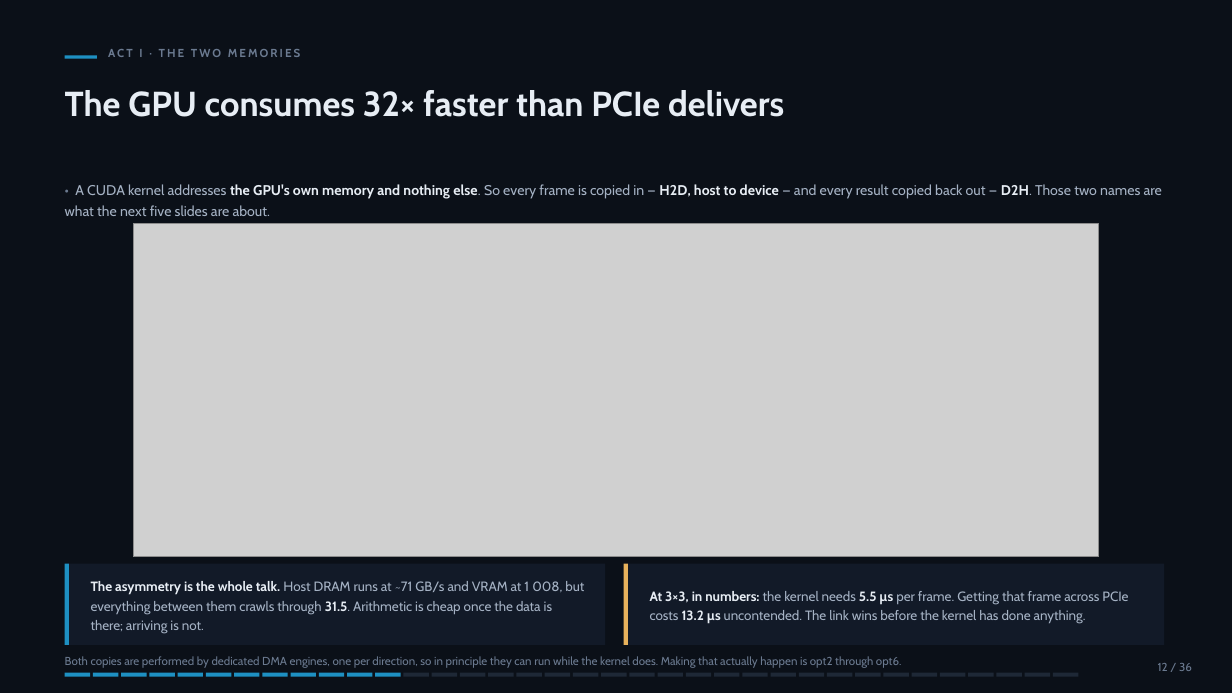
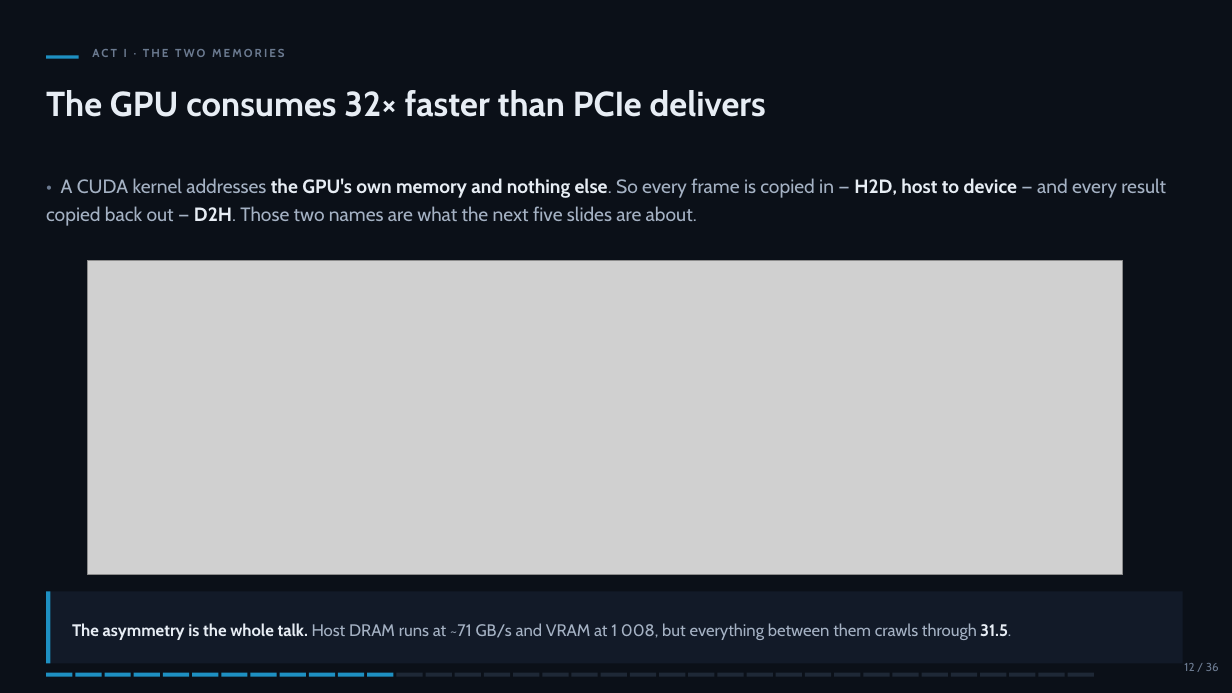
Before and after one commit to slsdetectorgroup/aare, a slide deck: slide 14 of docs/cf_cuda_performance.pptx. Drawn at 1232x693 pixels with LibreOffice and Linux fonts; fonts in the diff are those of the drawing; grey boxes stand for pictures. Boxes give left, top, right and bottom in pixels: in the first picture for what was removed or moved away, otherwise in the second. Text is boxed around its words. In the diff, an @@ line names an element or a change of style, - is before the commit and + after.

```diff
--- a/docs/cf_cuda_performance.pptx
+++ b/docs/cf_cuda_performance.pptx
@@ rectangle: place and size @@
-rectangle at (65, 55, 97, 59)
+rectangle at (46, 55, 79, 59)
@@ text "ACT I · THE TWO ...": place and size @@
-text "ACT I · THE TWO ..." at (108, 49, 300, 57)
+text "ACT I · THE TWO ..." at (92, 49, 284, 57)
@@ text "The GPU consumes 32× faster ...": place and size @@
-text "The GPU consumes 32× faster ..." at (65, 90, 784, 117)
+text "The GPU consumes 32× faster ..." at (46, 90, 766, 117)
@@ text "• A CUDA kernel addresses ...": place and size @@
-text "• A CUDA kernel addresses ..." at (65, 184, 1162, 216)
+text "• A CUDA kernel addresses ..." at (46, 178, 1166, 226)
@@ text "• A CUDA kernel addresses ..." at (46, 178, 1166, 226): size 11 to 15 pt; more space between paragraphs @@
@@ picture: place and size @@
-picture at (133, 224, 1099, 557)
+picture at (88, 261, 1123, 575)
@@ rectangle removed at (624, 564, 628, 645) @@
@@ rectangle removed at (628, 564, 1164, 645) @@
@@ rectangle: place and size @@
-rectangle at (65, 564, 68, 645)
+rectangle at (46, 592, 50, 664)
@@ rectangle: place and size @@
-rectangle at (68, 564, 604, 645)
+rectangle at (51, 592, 1184, 664)
@@ text removed at (650, 591, 1128, 624) @@
-At 3×3, in numbers: the kernel needs 5.5 µs per frame. Getting that frame across PCIe costs 13.2 µs uncontended. The link wins before the kernel has done anything.
@@ text at (72, 623, 1011, 640): text changed; size 10.5 to 13 pt @@
-The asymmetry is the whole talk. Host DRAM runs at ~71 GB/s and VRAM at 1 008, but everything between them crawls through 31.5. Arithmetic is cheap once the data is there; arriving is not.
+The asymmetry is the whole talk. Host DRAM runs at ~71 GB/s and VRAM at 1 008, but everything between them crawls through 31.5.
@@ text removed at (65, 656, 902, 668) @@
-Both copies are performed by dedicated DMA engines, one per direction, so in principle they can run while the kernel does. Making that actually happen is opt2 through opt6.
@@ rectangle: place and size @@
-rectangle at (65, 673, 91, 677)
+rectangle at (46, 673, 72, 677)
@@ 6 rectangles: place and size @@
-6 rectangles at (93, 673, 260, 677)
+6 rectangles at (76, 673, 247, 677)
@@ 6 rectangles: place and size @@
-6 rectangles at (262, 673, 430, 677)
+6 rectangles at (250, 673, 422, 677)
@@ 4 rectangles: place and size @@
-4 rectangles at (432, 673, 543, 677)
+4 rectangles at (426, 673, 539, 677)
@@ 4 rectangles: place and size @@
-4 rectangles at (742, 673, 882, 677)
+4 rectangles at (747, 673, 889, 677)
@@ 5 rectangles: place and size @@
-5 rectangles at (827, 673, 994, 677)
+5 rectangles at (835, 673, 1006, 677)
@@ 3 rectangles: place and size @@
-3 rectangles at (996, 673, 1079, 677)
+3 rectangles at (1009, 673, 1093, 677)
@@ text "12 / 36": place and size @@
-text "12 / 36" at (1158, 663, 1192, 671)
+text "12 / 36" at (1184, 663, 1219, 671)
```
Also in this commit, not shown: 54 other slides changed, 34 other files.
